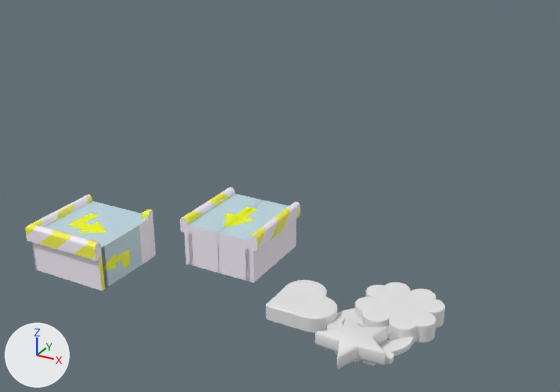
The Blender file Assets/kirby.blend as it was, and as the next commit left it.
One viewpoint serves both versions: a 50 mm camera at (4.33, -11.28, 7.89) aimed at (-3.55, 3.06, 0.72). Arrows for +X, +Y and +Z are at lower left; the lights stay in place. The same objects are shown in both versions, whatever each file hides.

Names of what the first picture shows: 'Caveira', 'Coração', 'Cube.005', 'Cube.006', 'Star', 'Trevo'.
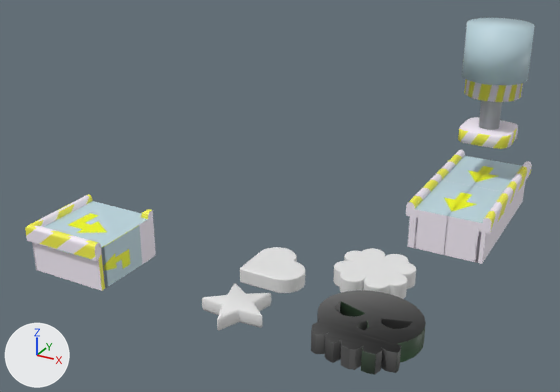
Where the change shows, as pixel boxes [x1, y1, x2, y2] in the pictures (560 x 392 px):
'Cube.005', moved: before [180, 187, 300, 283]; after [406, 174, 513, 264]
'Caveira', rescaled (26% wider, 46% taller): before [323, 308, 414, 366]; after [311, 290, 426, 375]
'Trevo', moved: before [355, 282, 445, 343]; after [333, 248, 416, 299]
'Prensa', added: after [462, 18, 535, 102]
'Coração', moved: before [266, 280, 337, 333]; after [240, 247, 305, 293]
'Star', moved: before [315, 315, 389, 369]; after [202, 283, 271, 331]
'EsteiraReta.001', added: after [435, 150, 532, 229]
'Pistão', added: after [458, 100, 518, 149]

Edits to the bpy script that builds the scene:
```text
Add img_paleta_cores_png:
    img_paleta_cores_png = load_image('Paleta-Cores.png', 'Models/Materials/textures/Paleta-Cores.png', 5, 5, 'sRGB')
Add mat_material_005:
    mat_material_005 = principled_material('Material.005')
    mat_material_005.texture = img_paleta_cores_png
Change me_circle_002:
    where me_circle_002.from_pydata(...)  # 182 vertices, 74 faces; spans x -0.76..0.76, y -0.97..0.76, z -0.11..0.0
    used by ob_caveira; location = (0.0, 0.0, 0.0); scale = (1.04, 0.936, 0.936)
    me_circle_002 part 1: the whole mesh is scaled about its middle by (1, 1, 3.31), then moved by (0.0, 0.0, 0.12)
    add me_circle_002.materials.append(mat_material_005)  # picture img_paleta_cores_png
Add me_cylinder_007:
    me_cylinder_007.from_pydata(...)  # 119 vertices, 87 faces, 1 loose edge; spans x -0.84..0.84, y -0.84..0.84, z -2.44..0.21
    me_cylinder_007.polygons.foreach_set('use_smooth', [True] * 87)
    me_cylinder_007.materials.append(mat_material_002)  # picture img_esteira_png_001
Add me_cylinder_006:
    me_cylinder_006.from_pydata(...)  # 160 vertices, 129 faces; spans x -1.0..1.0, y -1.0..1.0, z -1.2..1.0
    me_cylinder_006.polygons.foreach_set('use_smooth', [True] * 129)
    me_cylinder_006.materials.append(mat_material_002)  # picture img_esteira_png_001
Change ob_cube_005:
    ob_cube_005.location: (-4.21, 2.42, -0.14) -> (-0.06, 5.67, -0.14)
Change ob_star:
    ob_star.location: (0.0, -0.72, 0.0) -> (-2.38, -0.72, 0.0)
Change ob_coração:
    ob_coração.location: (-1.12, 0.0, 0.0) -> (-2.29, 0.96, 0.0)
Change ob_trevo:
    ob_trevo.location: (0.0, 1.31, 0.0) -> (-0.96, 2.42, 0.0)
Change ob_caveira:
    ob_caveira.scale: (1.04, 0.936, 0.936) -> (1.29, 1.16, 1.16)
Add ob_pistão:
    ob_pistão = bpy.data.objects.new('Pistão', me_cylinder_007)
    ob_pistão.location = (-0.06, 7.68, 3.22)
    ob_pistão.scale = (0.786, 0.786, 0.786)
Add ob_prensa:
    ob_prensa = bpy.data.objects.new('Prensa', me_cylinder_006)
    ob_prensa.location = (-0.06, 7.68, 3.4)
    ob_prensa.scale = (0.786, 0.786, 0.786)
Add ob_esteirareta_001:
    ob_esteirareta_001 = bpy.data.objects.new('EsteiraReta.001', me_cube_002.copy())  # the mesh of ob_cube_005
    ob_esteirareta_001.location = (-0.06, 7.68, -0.14)
    ob_esteirareta_001.rotation_euler = (0.0, 0.0, 1.571)  # degrees (0, 0, 90)
    ob_esteirareta_001.scale = (1.0, 1.0, 0.531)
    _m = ob_esteirareta_001.modifiers.new('Mirror', 'MIRROR')
    _m.use_axis = (False, True, False)
```
